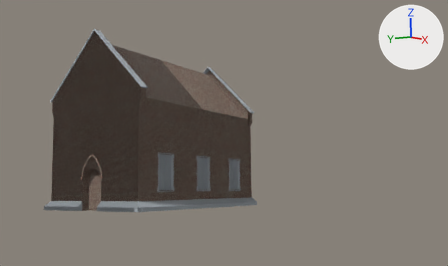
The Blender file 3D Models/1885/Buildings/Freemasons Hall/Freemasons Hall.blend as it was, and as the next commit left it.
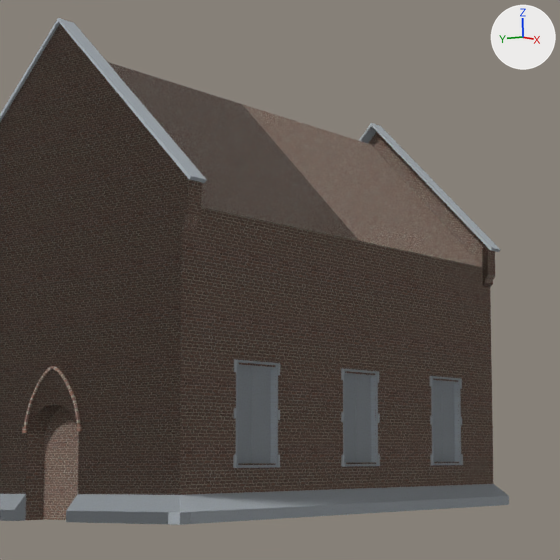
Each version appears first from the file's camera 'fspy1.fspy', and next in a close-up on the part from 16% to 62% of the width and 8% to 85% of the height. The axes (+X, +Y, +Z) are drawn at upper right. The lights are the same throughout.

Objects in the first close-up: 'End roof.001', 'Lower windows.001', 'Main roof.001', 'Main walls.001'.
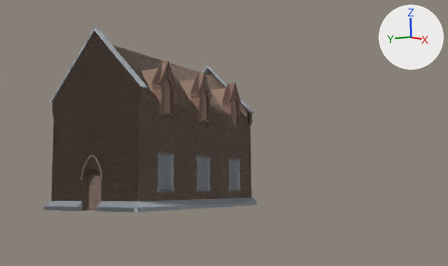
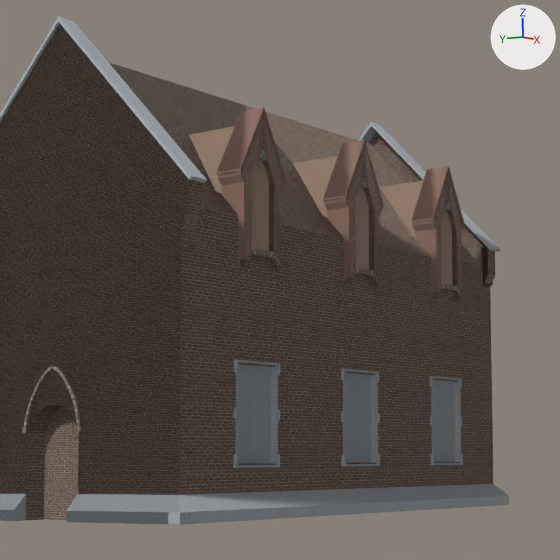
Pixel boxes [x1, y1, x2, y2] of what changed, in the close-ups (560 x 560 px):
'Upper window alcoves.001', shown
    after: [189, 108, 465, 302]

The edits, one by one:
Object 'Upper window alcoves.001' (ob_upper_window_alcoves_001) is now shown.
